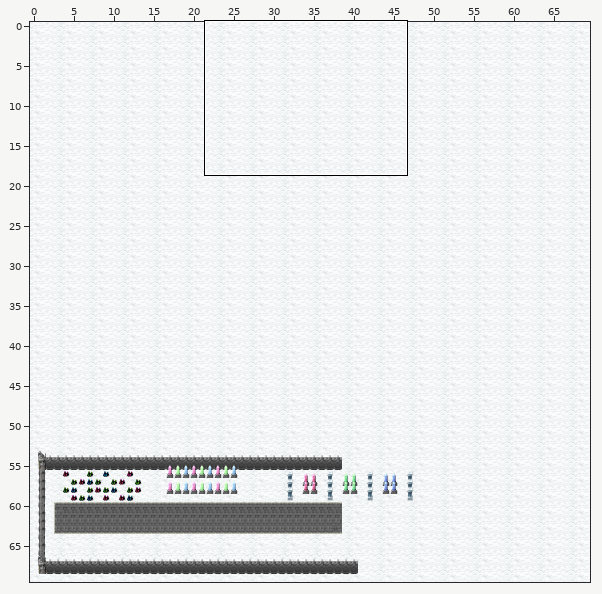
Two states of a Tiled map (JSON), public/assets/maps/tutorialMap.json. The picture above shows the old version from afar; the outline marks the close-up.
Close-up. Before the edit:
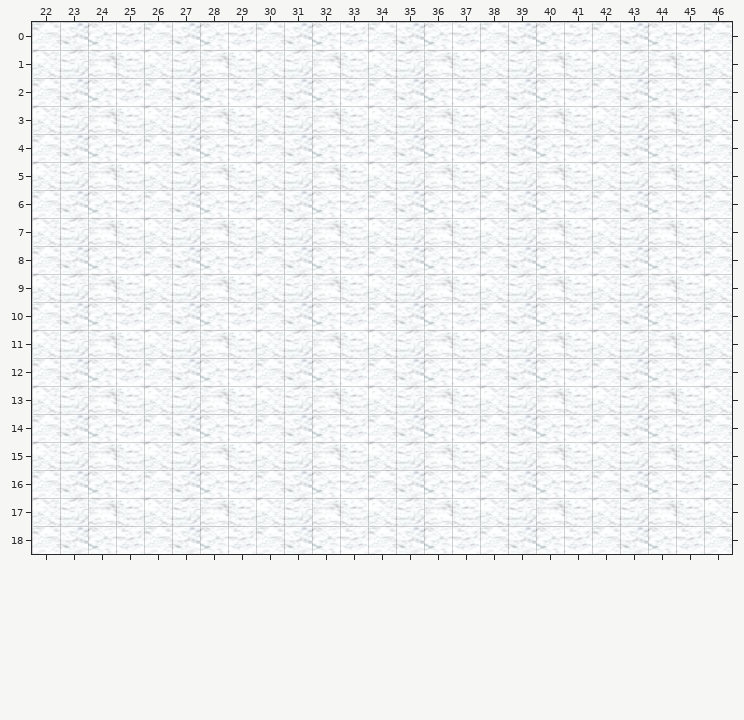
Cells are 40x40 px. Shown: x 22..46, y 0..18. The commit also changed other parts of the map, which this record leaves out.
The same view after the edit:
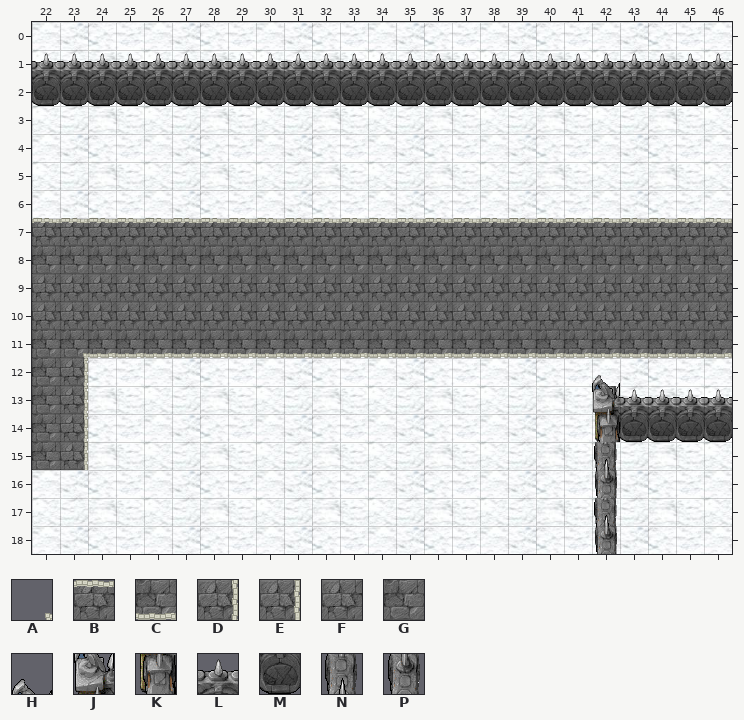
Key: from "tiles": A 613, B 617, C 647, D 707, E 737, F 811, G 813, H 1026, J 1056, K 1086, L 1148, M 1178, N 1243, P 1273.
_ is an empty cell.
Diff:
Changed rows in their new state; . is an unchanged cell.
Layer "SecondFloor":
first column x 22:
 1 LLLLLLLLLLLLLLLLLLLLLLLLL
 2 MMMMMMMMMMMMMMMMMMMMMMMMM
first column x 22:
 7 BBBBBBBBBBBBBBBBBBBBBBBBB
 8 GGGGGGGGGGGGGGGGGGGGGGGGG
 9 FFFFFFFFFFFFFFFFFFFFFFFFF
10 FFFFFFFFFFFFFFFFFFFFFFFFF
11 GGCCCCCCCCCCCCCCCCCCCCCCC
12 GD.......................
13 GD..................NLLLL
14 GD..................PMMMM
15 GE..................N....
16 ....................P....
17 ....................N....
18 ....................P....
Layer "ThirdFloor":
first column x 23:
11 A...................
12 ...................H
13 ...................J
14 ...................K
Pixel boxes of the changes (left, top, right, bottom) in both close-ups:
added: (32, 53, 732, 106)
added: (32, 218, 732, 554)
